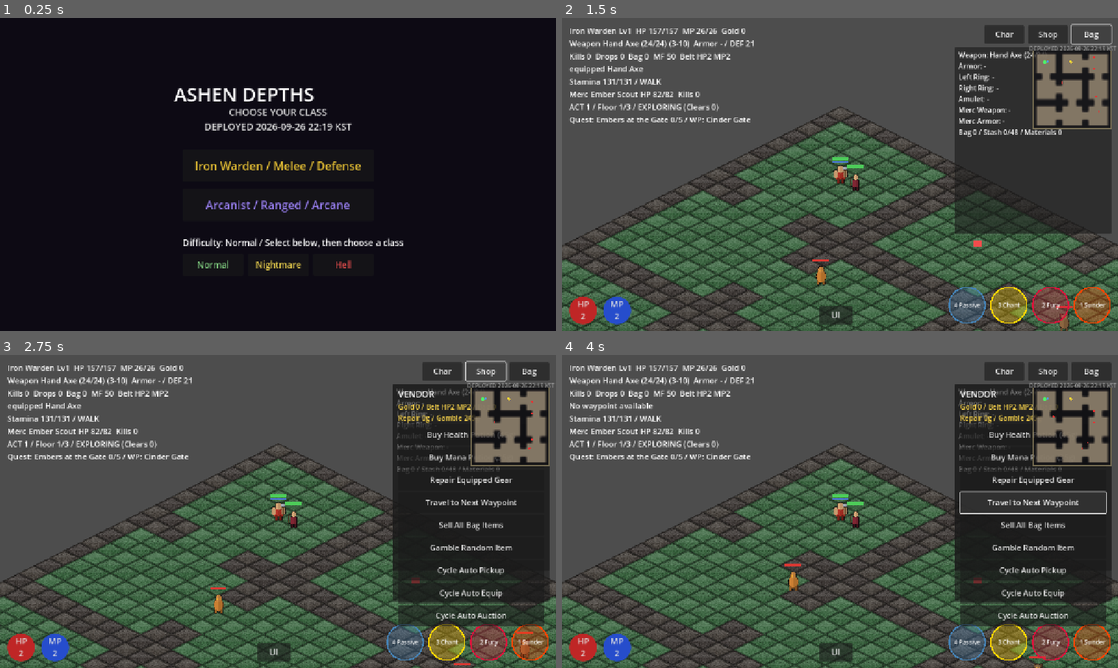
Above: before the commit, frames 1-4 (two rows, left to right).
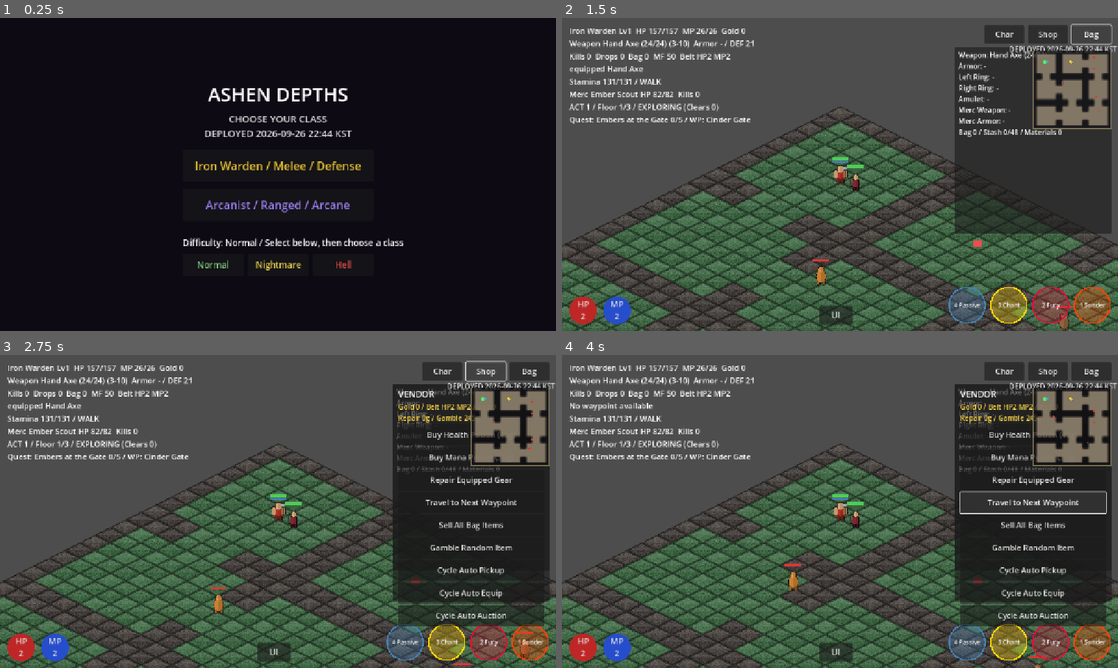
Above: after the commit, the same moments.

Repository: jflakeee/diablo
Game: Godot game, scene res://main.tscn
Two runs of this game, one before a commit and one after it. Both use one fixed random seed, a clock stepped at 60 frames per second and the inputs below.
Inputs:
- Up to frame 1 (0.25 s): no input
- Up to frame 2 (1.5 s): click "Iron Warden / Melee / Defense" at 0.5 s; click "Bag" at 1.25 s
- Up to frame 3 (2.75 s): click "Shop" at 2 s
- Up to frame 4 (4 s): click "Travel to Next Waypoint" at 2.75 s; click "Travel to Next Waypoint" at 3.5 s

The runs differ from the first frame. In frame 1, 2.0% of the frame differs, in the area x 31-64%, y 22-38%; in frame 2, 0.2%; in frame 3, 0.2%; in frame 4, 0.2%.

Commit message:
Enlarge mobile text and gameplay view

Diff:
--- a/prototype/game_dungeon/accessibility.gd
+++ b/prototype/game_dungeon/accessibility.gd
@@ -31,7 +31,10 @@
 	save_settings()
 
 func font_size(base: int) -> int:
-	return maxi(12, roundi(float(base) * text_scale))
+	# Browser text smaller than 16 logical pixels becomes difficult to read once
+	# the game canvas is fitted into a narrow mobile viewport.
+	return maxi(16, roundi(float(base) * text_scale))
 
 static func selftest() -> bool:
-	return UI_SCALES == [0.8, 1.0, 1.2, 1.4] and TEXT_SCALES == [1.0, 1.25]
+	var access := new()
+	return UI_SCALES == [0.8, 1.0, 1.2, 1.4] and TEXT_SCALES == [1.0, 1.25] and access.font_size(10) == 16
--- a/prototype/game_dungeon/main.gd
+++ b/prototype/game_dungeon/main.gd
@@ -31,7 +31,7 @@
 const Stamina := preload("res://stamina.gd")
 const DeathSystem := preload("res://death_system.gd")
 const Stash := preload("res://stash.gd")
-const DEPLOYED_AT_KST := "2026-09-26 22:19 KST"
+const DEPLOYED_AT_KST := "2026-09-26 22:44 KST"
 
 var _grid: Array = []
 var _astar: AStarGrid2D
@@ -636,32 +636,40 @@
 	_menu_layer = CanvasLayer.new()
 	add_child(_menu_layer)
 	var vp := get_viewport_rect().size
+	var mobile_profile := MobileUI.prefer_mobile(vp)
+	var title_font := 56 if mobile_profile else 44
+	var subtitle_font := 30 if mobile_profile else 22
+	var menu_font := 30 if mobile_profile else 26
+	var detail_font := 26 if mobile_profile else 20
+	var heading_y := vp.y * (0.16 if mobile_profile else 0.2)
 	var bg := ColorRect.new()
 	bg.color = Color(0.05, 0.04, 0.08, 1.0)
 	bg.size = vp
 	_menu_layer.add_child(bg)
 	var title := Label.new()
 	title.text = "ASHEN DEPTHS"
-	title.add_theme_font_size_override("font_size", _accessibility.font_size(44))
-	title.position = Vector2(vp.x * 0.5 - 240, vp.y * 0.2)
+	title.add_theme_font_size_override("font_size", _accessibility.font_size(title_font))
+	title.position = Vector2(vp.x * 0.5 - 240, heading_y)
+	title.size = Vector2(480, 70)
+	title.horizontal_alignment = HORIZONTAL_ALIGNMENT_CENTER
 	_menu_layer.add_child(title)
 	var sub := Label.new()
 	# Keep the build stamp in the same control as the heading. On narrow mobile
 	# canvases a separate small label can disappear after browser viewport scaling.
 	sub.text = "CHOOSE YOUR CLASS\nDEPLOYED %s" % DEPLOYED_AT_KST
-	sub.add_theme_font_size_override("font_size", _accessibility.font_size(22))
+	sub.add_theme_font_size_override("font_size", _accessibility.font_size(subtitle_font))
 	sub.add_theme_color_override("font_color", Color(0.88, 0.88, 0.88, 1.0))
-	sub.position = Vector2(vp.x * 0.5 - 220, vp.y * 0.2 + 56)
-	sub.size = Vector2(440, 64)
+	sub.position = Vector2(vp.x * 0.5 - 220, heading_y + 72)
+	sub.size = Vector2(440, 88)
 	sub.horizontal_alignment = HORIZONTAL_ALIGNMENT_CENTER
 	sub.vertical_alignment = VERTICAL_ALIGNMENT_TOP
 	sub.mouse_filter = Control.MOUSE_FILTER_IGNORE
 	_menu_layer.add_child(sub)
-	_add_class_button("Iron Warden / Melee / Defense", Color(0.9, 0.75, 0.2), Vector2(vp.x * 0.5 - 220, vp.y * 0.42), "warden")
-	_add_class_button("Arcanist / Ranged / Arcane", Color(0.6, 0.5, 0.95), Vector2(vp.x * 0.5 - 220, vp.y * 0.42 + 90), "arcanist")
+	_add_class_button("Iron Warden / Melee / Defense", Color(0.9, 0.75, 0.2), Vector2(vp.x * 0.5 - 220, vp.y * 0.42), "warden", menu_font)
+	_add_class_button("Arcanist / Ranged / Arcane", Color(0.6, 0.5, 0.95), Vector2(vp.x * 0.5 - 220, vp.y * 0.42 + 90), "arcanist", menu_font)
 	# Difficulty selection.
 	_diff_label = Label.new()
-	_diff_label.add_theme_font_size_override("font_size", _accessibility.font_size(20))
+	_diff_label.add_theme_font_size_override("font_size", _accessibility.font_size(detail_font))
 	_diff_label.position = Vector2(vp.x * 0.5 - 220, vp.y * 0.42 + 200)
 	_menu_layer.add_child(_diff_label)
 	_update_diff_label()
@@ -673,7 +681,7 @@
 		db.position = Vector2(vp.x * 0.5 - 220 + i * 150, vp.y * 0.42 + 240)
 		db.custom_minimum_size = Vector2(140, 50)
 		db.size = Vector2(140, 50)
-		db.add_theme_font_size_override("font_size", _accessibility.font_size(20))
+		db.add_theme_font_size_override("font_size", _accessibility.font_size(detail_font))
 		db.add_theme_color_override("font_color", dcols[i])
 		db.pressed.connect(_set_difficulty.bind(i))
 		_menu_layer.add_child(db)
@@ -686,13 +694,13 @@
 		var dn: String = ["Normal", "Nightmare", "Hell"][_difficulty]
 		_diff_label.text = "Difficulty: %s / Select below, then choose a class" % dn
 
-func _add_class_button(text: String, col: Color, pos: Vector2, cls: String) -> void:
+func _add_class_button(text: String, col: Color, pos: Vector2, cls: String, font_px: int = 26) -> void:
 	var btn := Button.new()
 	btn.text = text
 	btn.position = pos
 	btn.custom_minimum_size = Vector2(440, 74)
 	btn.size = Vector2(440, 74)
-	btn.add_theme_font_size_override("font_size", _accessibility.font_size(26))
+	btn.add_theme_font_size_override("font_size", _accessibility.font_size(font_px))
 	btn.add_theme_color_override("font_color", col)
 	btn.pressed.connect(_choose_class.bind(cls))
 	_menu_layer.add_child(btn)
@@ -780,19 +788,21 @@
 	_attack_line.default_color = Color(1, 1, 0.4, 0.9)
 	_world.add_child(_attack_line)
 
+	var physical_vp := get_viewport_rect().size
+	var mobile_profile := MobileUI.prefer_mobile(physical_vp)
 	_cam = Camera2D.new()
 	_cam.position = _player.position
-	_cam.zoom = Vector2(1.1, 1.1)
+	var world_zoom := 1.38 if mobile_profile else 1.1
+	_cam.zoom = Vector2(world_zoom, world_zoom)
 	_world.add_child(_cam)
 	_cam.make_current()
 
 	var ui := CanvasLayer.new()
-	var physical_vp := get_viewport_rect().size
-	var ui_scale := MobileUI.effective_scale(_accessibility.ui_scale, physical_vp)
+	var requested_ui_scale := maxf(_accessibility.ui_scale, 1.2) if mobile_profile else _accessibility.ui_scale
+	var ui_scale := MobileUI.effective_scale(requested_ui_scale, physical_vp)
 	ui.transform = Transform2D.IDENTITY.scaled(Vector2(ui_scale, ui_scale))
 	add_child(ui)
 	var vp := physical_vp / ui_scale
-	var mobile_profile := MobileUI.prefer_mobile(physical_vp)
 	var safe := Rect2(Vector2.ZERO, vp)
 	if mobile_profile:
 		safe = MobileUI.logical_safe_area(physical_vp)
@@ -882,11 +892,11 @@
 	var deploy_stamp := Label.new()
 	deploy_stamp.text = "DEPLOYED %s" % DEPLOYED_AT_KST
 	deploy_stamp.position = Vector2(mobile_layout["bag"].x - 224, mobile_layout["bag"].y + (mobile_layout["menu_size"] as Vector2).y + 2)
-	deploy_stamp.size = Vector2(328, 22)
+	deploy_stamp.size = Vector2(328, 30)
 	deploy_stamp.horizontal_alignment = HORIZONTAL_ALIGNMENT_RIGHT
 	deploy_stamp.mouse_filter = Control.MOUSE_FILTER_IGNORE
-	deploy_stamp.add_theme_font_size_override("font_size", _accessibility.font_size(13))
-	deploy_stamp.add_theme_color_override("font_color", Color(0.72, 0.72, 0.72, 0.9))
+	deploy_stamp.add_theme_font_size_override("font_size", _accessibility.font_size(20 if mobile_profile else 16))
+	deploy_stamp.add_theme_color_override("font_color", Color(0.92, 0.92, 0.92, 1.0))
 	ui.add_child(deploy_stamp)
 
 	_settings_panel = Panel.new()
